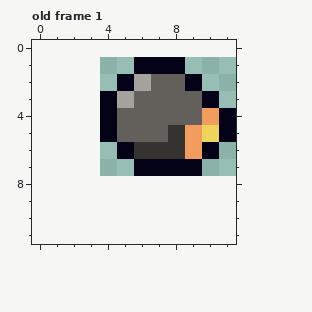
Two versions of one pixel-art file, Assets/Textures/Backgrounds/ScrollingObjects/Scrap/scrap_chunk.aseprite. The picture above is the old version.
8x7 pixels, 1 frame. Shown: old frame 1. The old version is drawn lined up with the new one, on the new canvas. The commit also changed other frames, which this record leaves out.
The result:
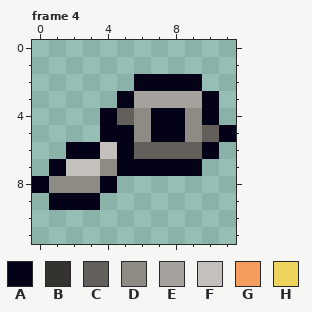
Palette (. is transparent): A #040217  B #343330  C #63605c  D #8e8b85  E #a5a29d  F #c4c1bc  G #f29c5d  H #eed35d
A new or re-ordered frame is compared with the old frame closest to it.
Change:
canvas 8x7 -> 12x12, the old top-left corner now at 4,1
frames 1 -> 4
--- frame 4 is new; against old frame 1
@@ x 0..11 @@
  0 ............
- 1 ......AAA...
- 2 .....AECCA..
- 3 ....AECCCCA.
- 4 ....ACCCCCGA
- 5 ....ACCCBGHA
- 6 .....ABBBGA.
- 7 ......AAAA..
- 8 ............
- 9 ............
+ 1 ............
+ 2 ......AAAA..
+ 3 .....AEEEEA.
+ 4 ....ACDAADA.
+ 5 ....AADAADCA
+ 6 ..AAFACCCCA.
+ 7 .AFFDAAAAA..
+ 8 ADDDA.......
+ 9 .AAA........
 10 ............
Where, in picture pixels (left, top, right, bottom), the same in both pictures:
changed: (32, 57, 236, 210)
